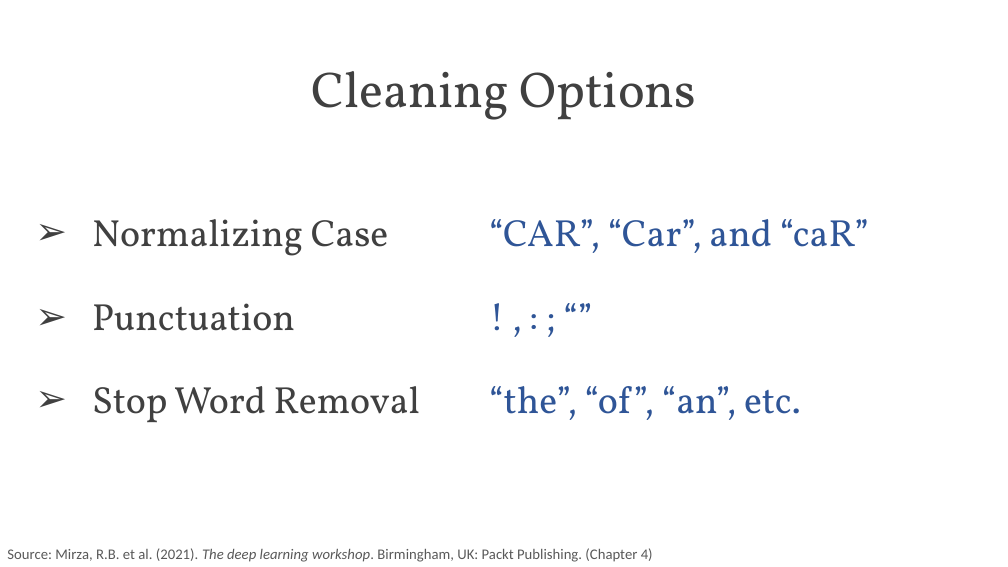
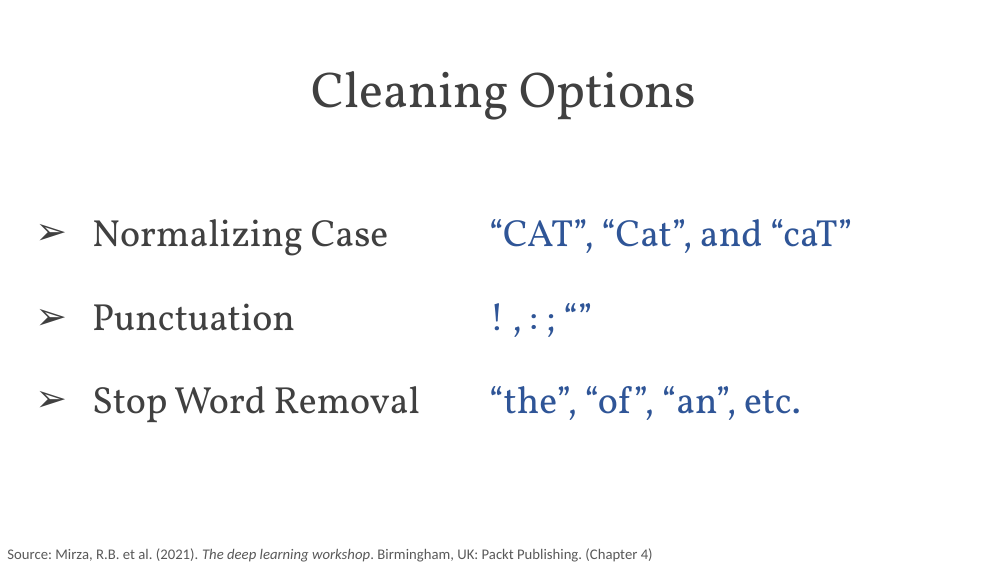
Before and after one commit to PracticumAI/nlp, a slide deck: slide 10 of presentations/01_nlp_intro.pptx. Drawn at 1008x567 pixels with LibreOffice and Linux fonts; fonts in the diff are those of the drawing. Boxes give left, top, right and bottom in pixels: in the first picture for what was removed or moved away, otherwise in the second. Text is boxed around its words. In the diff, an @@ line names an element or a change of style, - is before the commit and + after.

```diff
--- a/presentations/01_nlp_intro.pptx
+++ b/presentations/01_nlp_intro.pptx
@@ text at (x1=92, y1=219, x2=852, y2=256): text changed @@
-➢ Normalizing Case “CAR”, “Car”, and “caR”
+➢ Normalizing Case “CAT”, “Cat”, and “caT”
```
Also in this commit, not shown: 1 other slide changed, 1 slide added, 1 slide removed, 1 other file.
